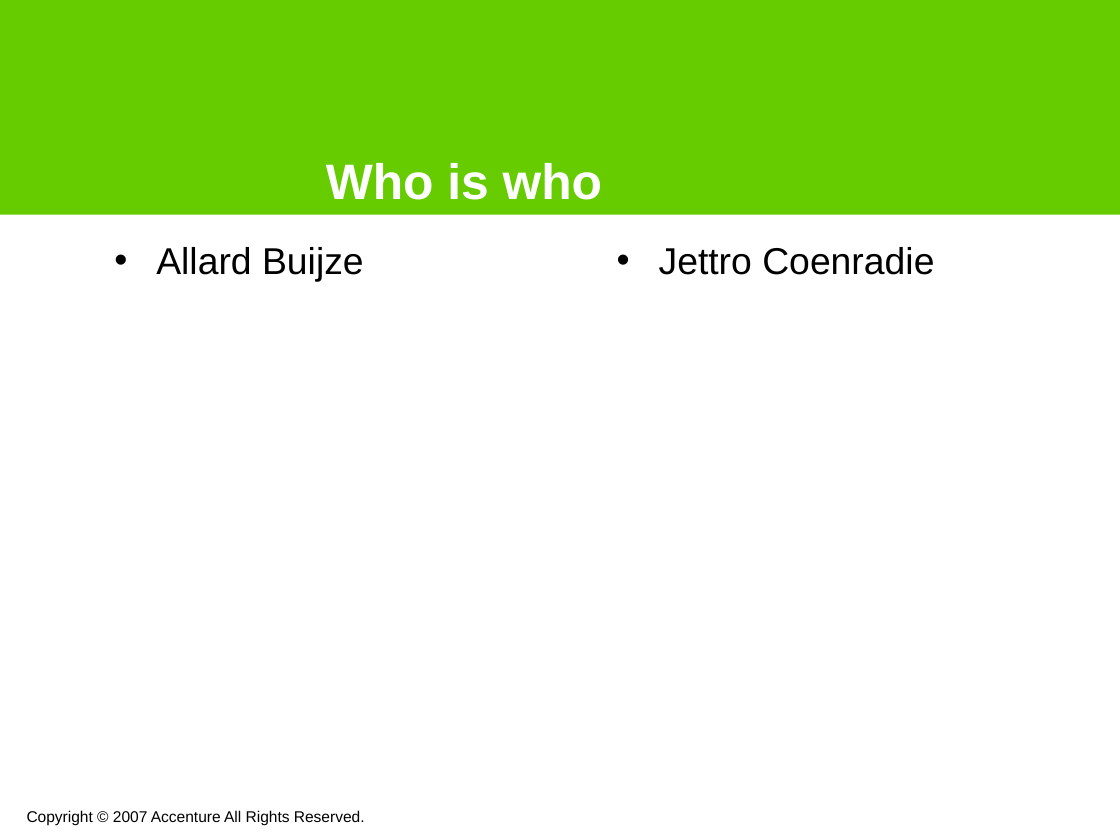
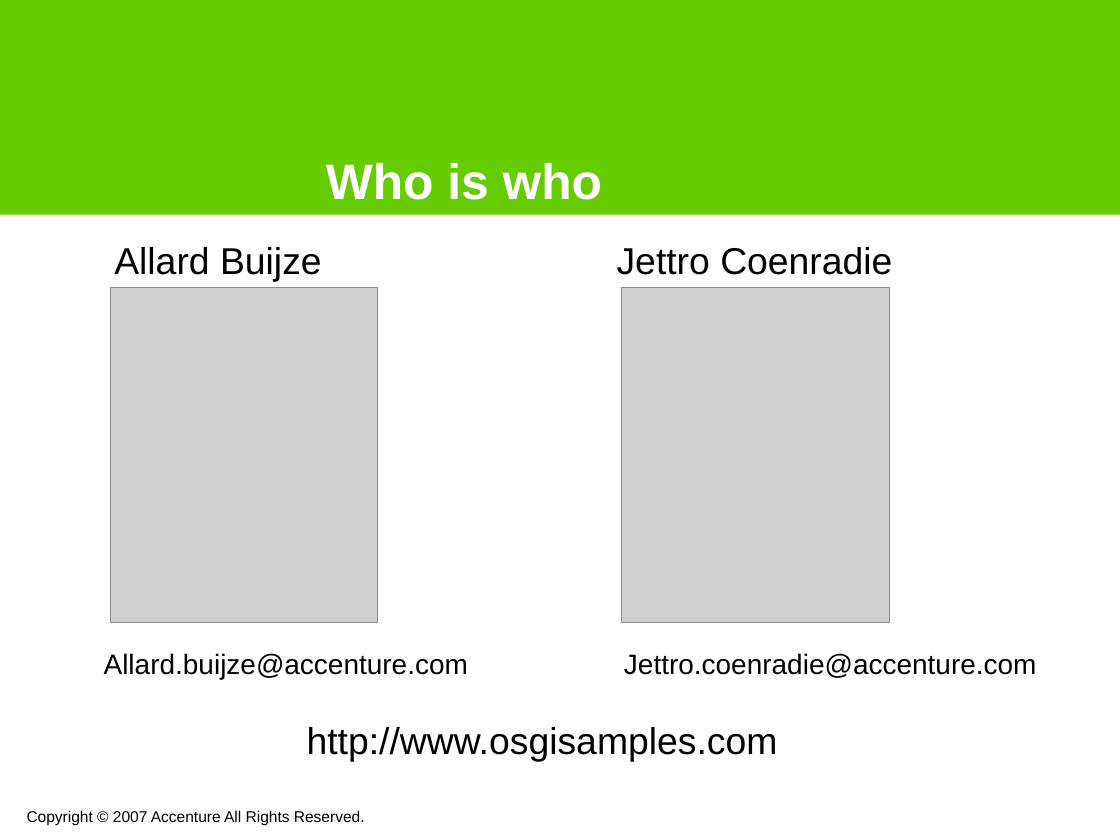
Before and after one commit to noushadali/osgi-samples, a slide deck: slide 2 of congress-registration/documentation/Webservice versioning using osgi.ppt. Drawn at 1120x840 pixels with LibreOffice and Linux fonts; fonts in the diff are those of the drawing; grey boxes stand for pictures; background and template pictures are left out. Boxes give left, top, right and bottom in pixels: in the first picture for what was removed or moved away, otherwise in the second. Text is boxed around its words. In the diff, an @@ line names an element or a change of style, - is before the commit and + after.

```diff
--- a/congress-registration/documentation/Webservice versioning using osgi.ppt
+++ b/congress-registration/documentation/Webservice versioning using osgi.ppt
@@ text "Allard Buijze" at (114,247,322,282): bullet • to none @@
@@ text "Jettro Coenradie" at (617,247,892,275): bullet • to none @@
@@ picture added at (110,288,377,623) @@
@@ picture added at (622,288,889,623) @@
@@ text added at (104,653,468,679), 18 pt, text #000000 @@
+Allard.buijze@accenture.com
@@ text added at (624,653,1037,678), 18 pt, text #000000 @@
+Jettro.coenradie@accenture.com
@@ text added at (307,727,778,761), 24 pt, text #000000 @@
+http://www.osgisamples.com
```
Also in this commit, not shown: 12 other slides changed, 4 slides added, 1 slide removed, 2 other files.
